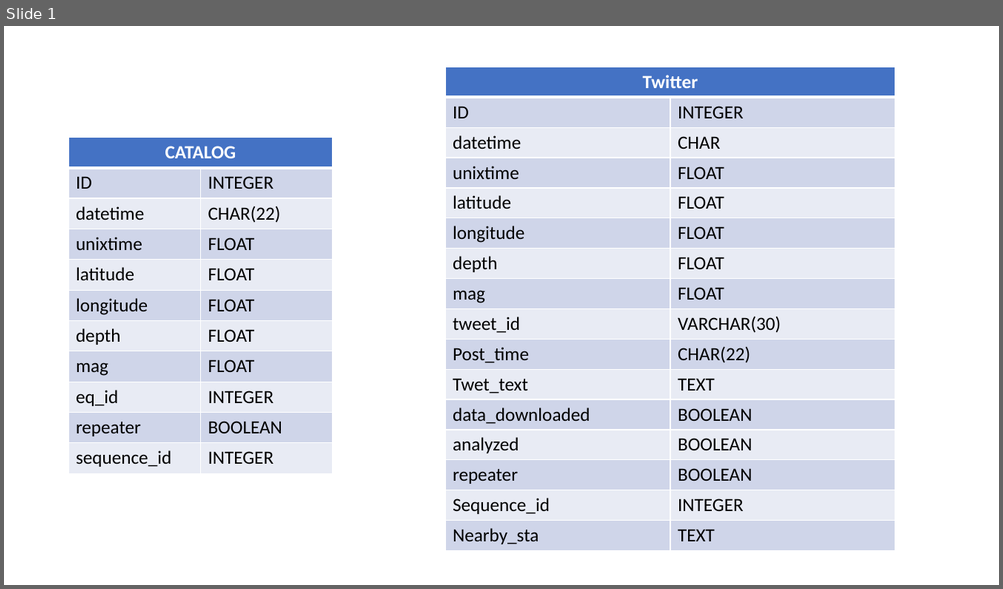
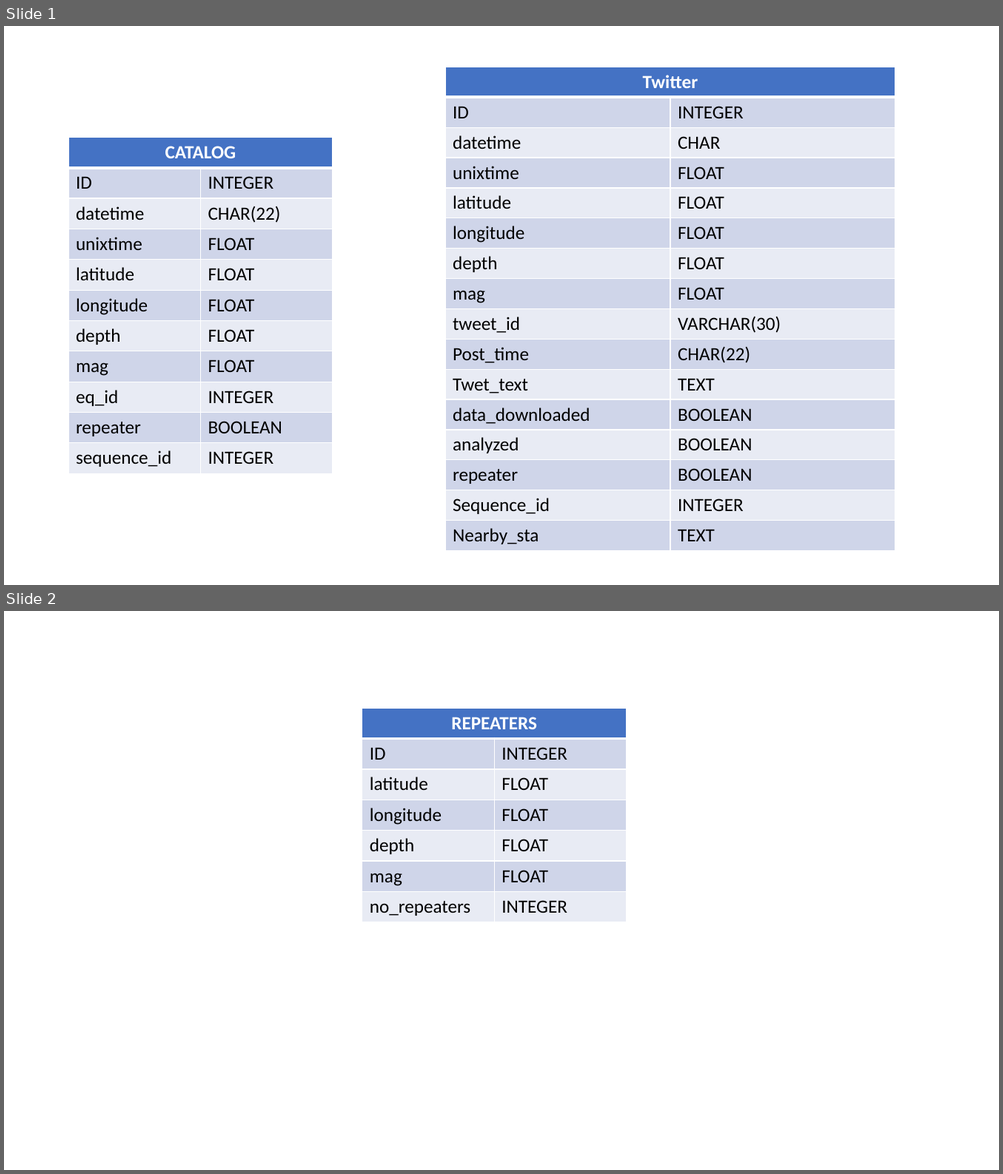
Before and after one commit to ladominguez/crsmex_online, a slide deck: sql_structure.pptx. Shown one above the other, each under a label of ours: slide 1 before the commit, slides 1 and 2 after it. The pictures are 1003x589 and 1003x1174 pixels, drawn with LibreOffice and Linux fonts; fonts in the diff are those of the drawing. Boxes give left, top, right and bottom in pixels: in the first picture for what was removed or moved away, otherwise in the second. Text is boxed around its words. In the diff, an @@ line names an element or a change of style, - is before the commit and + after.

Commit message:
Updating PPT

```diff
--- a/sql_structure.pptx
+++ b/sql_structure.pptx
@@ slide 2 added at [4, 611, 999, 1170], background #FFFFFF @@
@@ table added at [362, 708, 626, 922], 7 rows, 2 columns @@
+REPEATERS | 
+ID | INTEGER
+latitude | FLOAT
+longitude | FLOAT
+depth | FLOAT
+mag | FLOAT
+no_repeaters | INTEGER
```
Also in this commit, not shown: 1 other file.
